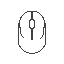
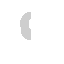
Layers edited between the first and the second 64px x 64px image:
painted on "Layer 3" over [18, 11, 46, 54]
